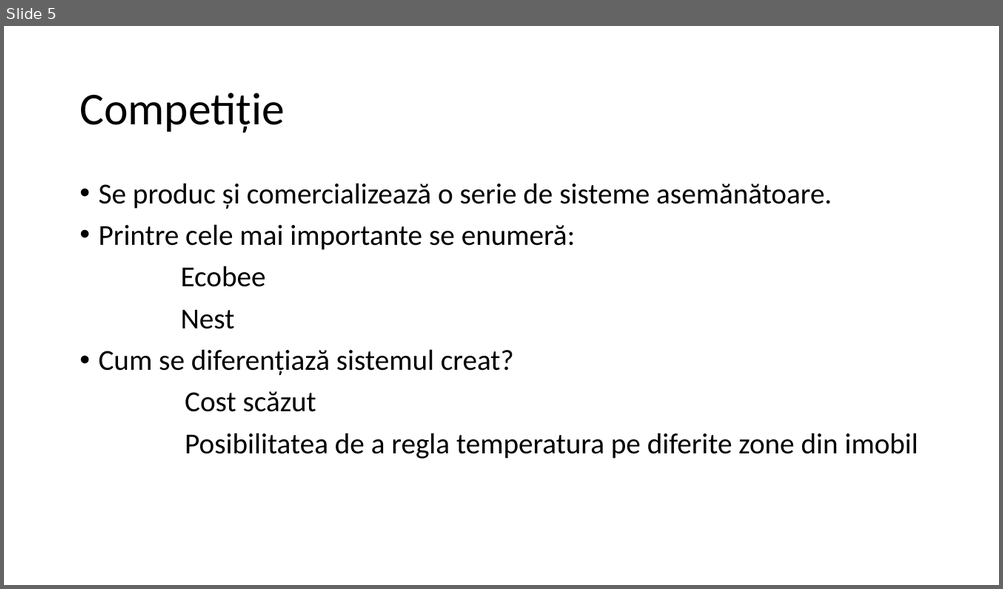
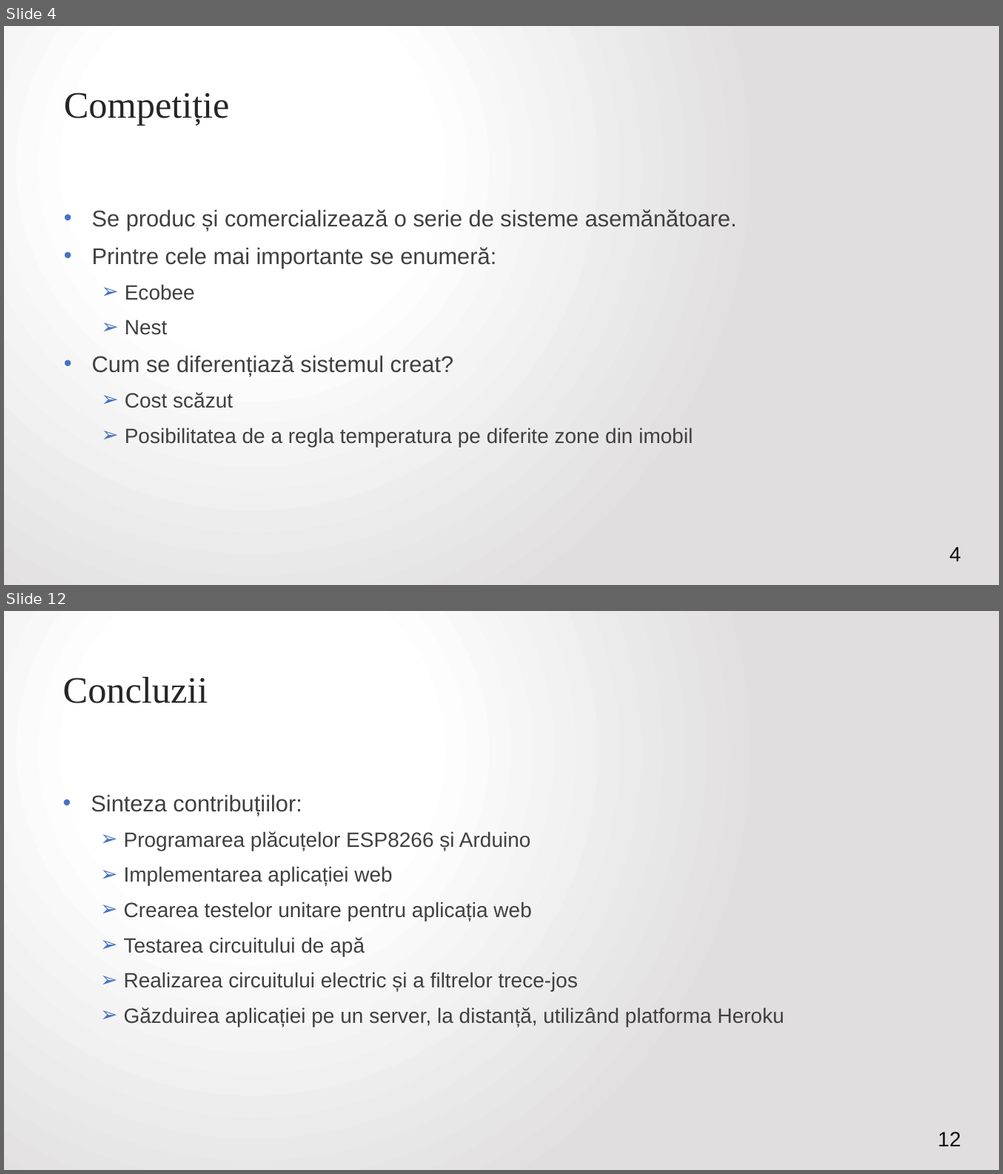
Before and after one commit to VitomirDragan/TemperatureManagement-IOT-, a slide deck: Prezentare/Termostat inteligent controlat printr-o aplicație web.pptx. Shown one above the other, each under a label of ours: slide 5 before the commit, slides 4 and 12 after it; the slides between them are not shown. The pictures are 1003x589 and 1003x1174 pixels, drawn with LibreOffice and Linux fonts; fonts in the diff are those of the drawing. Boxes give left, top, right and bottom in pixels: in the first picture for what was removed or moved away, otherwise in the second. Text is boxed around its words. In the diff, an @@ line names an element or a change of style, - is before the commit and + after.

```diff
--- a/Prezentare/Termostat inteligent controlat printr-o aplicație web.pptx
+++ b/Prezentare/Termostat inteligent controlat printr-o aplicație web.pptx
@@ slide 12 added at (4, 611, 999, 1170), background gradient #FFFFFF to #E1DFDF @@
@@ title added at (63, 677, 208, 703), 36 pt, text #262626 @@
+Concluzii
@@ text added at (91, 795, 784, 1027), 20 pt, text #404040 @@
+• Sinteza contribuțiilor:
+  ➢ Programarea plăcuțelor ESP8266 și Arduino
+  ➢ Implementarea aplicației web
+  ➢ Crearea testelor unitare pentru aplicația web
+  ➢ Testarea circuitului de apă
+  ➢ Realizarea circuitului electric și a filtrelor trece-jos
+  ➢ Găzduirea aplicației pe un server, la distanță, utilizând platforma Heroku
@@ page number added at (937, 1132, 960, 1147), 20 pt, text #0D0D0D @@
+12
@@ what was slide 5 is now slide 4 @@
@@ slide 4 changed as well @@
@@ background #FFFFFF to gradient #FFFFFF to #E1DFDF @@
@@ title "Competiție": place and size @@
-title "Competiție" at (79, 93, 284, 133)
+title "Competiție" at (64, 93, 230, 125)
@@ title "Competiție" at (64, 93, 230, 125): size 44 to 36 pt, font Calibri to Times New Roman, text colour #000000 to #262626; line spacing 0.9 to 1; vertical alignment middle to top @@
@@ text "Se produc și comercializează o ...": place and size @@
-text "Se produc și comercializează o ..." at (99, 183, 918, 459)
+text "Se produc și comercializează o ..." at (92, 210, 737, 447)
@@ text "Se produc și comercializează o ..." at (92, 210, 737, 447): size 28 to 22 pt in "Se produc și comercializează o serie de ...", "Printre cele mai importante se enumeră:", "Cum se diferențiază sistemul creat?"; font Calibri to Arial, text colour #000000 to #404040; size 28 to 20 pt in "Ecobee", "Nest", "Cost scăzut", "Posibilitatea de a regla temperatura pe diferite ..."; alignment left to justified; indent changed; line spacing 0.9 to 1; bullet none to ➢; list level 1 to 2 in "Ecobee"; list level 1 to 2 in "Nest"; list level 1 to 2 in "Cost scăzut"; list level 1 to 2 in "Posibilitatea de a regla temperatura ..." @@
@@ page number added at (949, 547, 961, 562), 20 pt, text #0D0D0D @@
+4
```
Also in this commit, not shown: 3 other slides changed, 7 other slides added, 3 slides removed, 8 other files.
